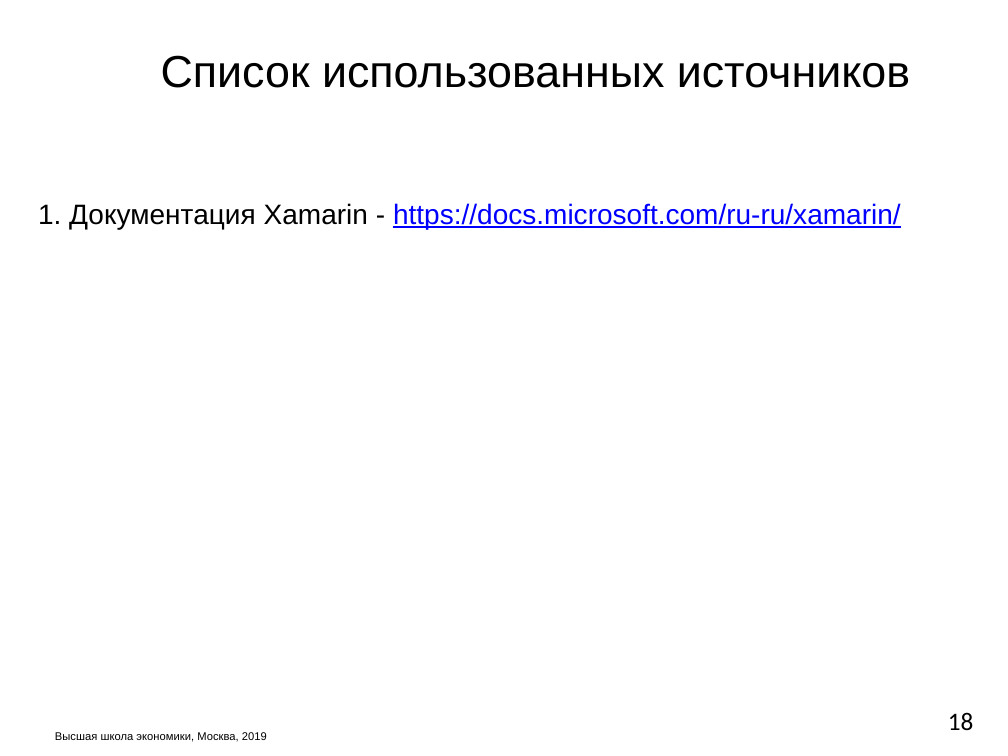
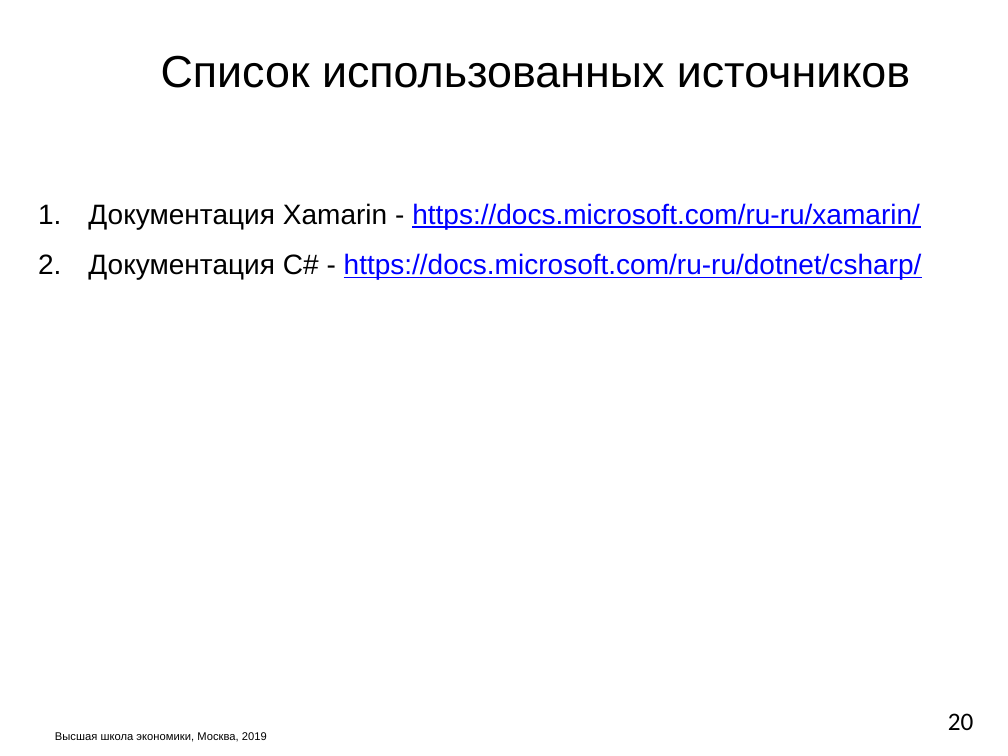
Before and after one commit to M2000h/HSE-APP, a slide deck: slide 20 of Презентация.pptx (slide 18 before the commit). Drawn at 1008x756 pixels with LibreOffice and Linux fonts; fonts in the diff are those of the drawing; background and template pictures are left out. Boxes give left, top, right and bottom in pixels: in the first picture for what was removed or moved away, otherwise in the second. Text is boxed around its words. In the diff, an @@ line names an element or a change of style, - is before the commit and + after.

```diff
--- a/Презентация.pptx
+++ b/Презентация.pptx
@@ text at box(88, 203, 922, 279): text changed @@
-1. Документация Xamarin - https://docs.microsoft.com/ru-ru/xamarin/
+1. Документация Xamarin - https://docs.microsoft.com/ru-ru/xamarin/
+2. Документация C# - https://docs.microsoft.com/ru-ru/dotnet/csharp/
@@ page number at box(948, 713, 974, 730): text changed @@
-18
+20
```
Also in this commit, not shown: 14 other slides changed, 2 slides added, 2 other files.
